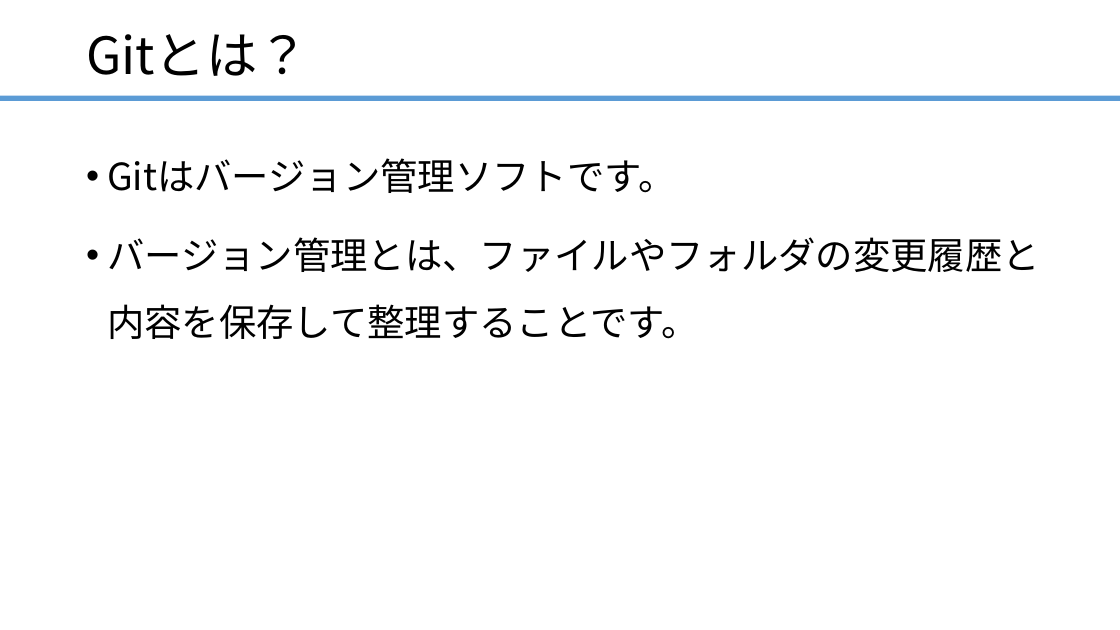
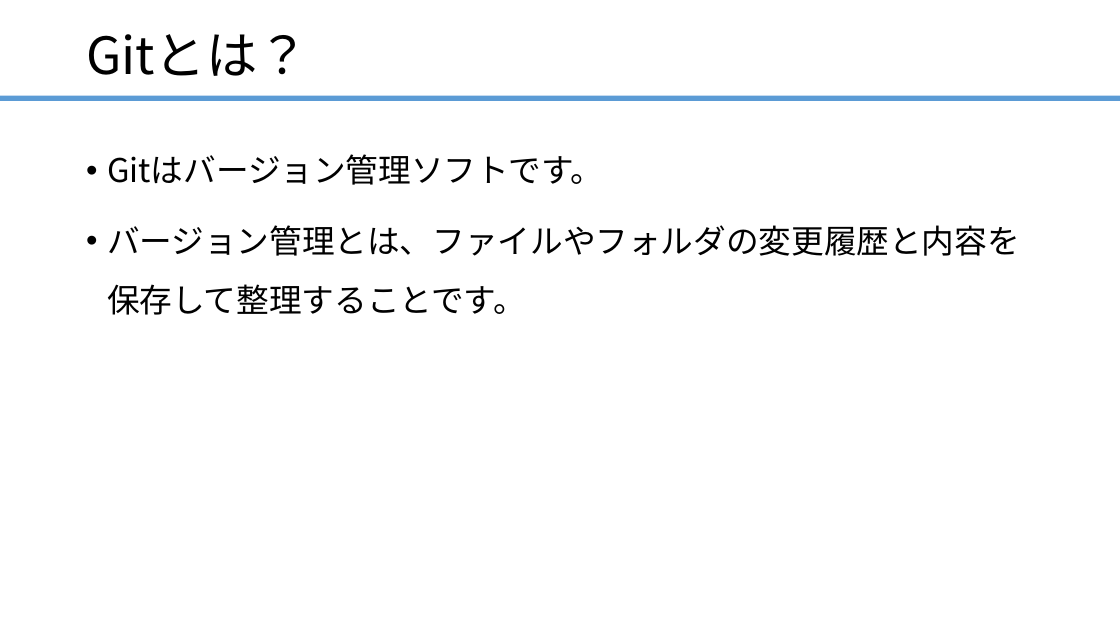
Before and after one commit to ainsAins/git4beginners, a slide deck: slide 3 of ハンズオン_Git入門.pptx. Drawn at 1120x630 pixels with LibreOffice and Linux fonts; fonts in the diff are those of the drawing. Boxes give left, top, right and bottom in pixels: in the first picture for what was removed or moved away, otherwise in the second. Text is boxed around its words. In the diff, an @@ line names an element or a change of style, - is before the commit and + after.

Commit message:
内容更新

```diff
--- a/ハンズオン_Git入門.pptx
+++ b/ハンズオン_Git入門.pptx
@@ text "Gitはバージョン管理ソフトです。" at <box>107,154,1020,315</box>: size 32 to 28 pt @@
```
Also in this commit, not shown: 2 other slides changed, 7 slides added, 17 slides removed, 1 other file.
